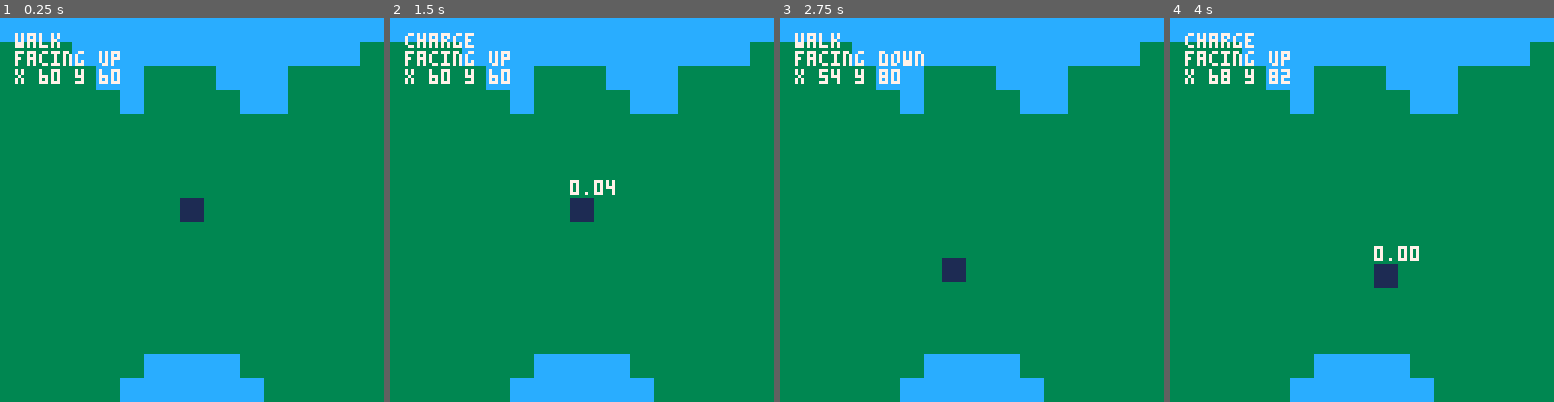
Above: before the commit, frames 1-4 (left to right).
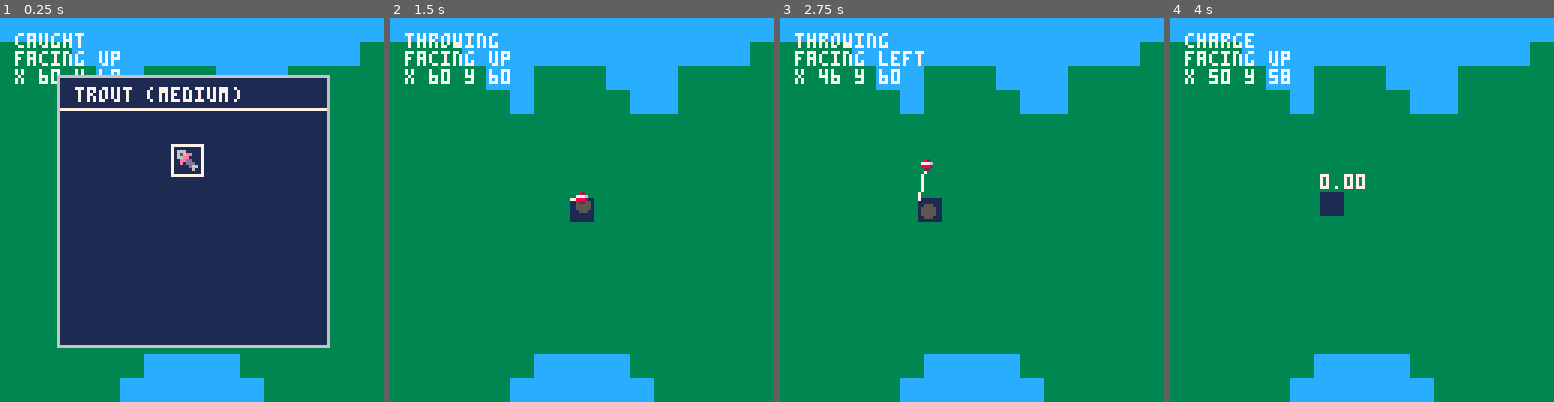
Above: after the commit, the same moments.

Repository: hexedrevii/fish.p8
Game: PICO-8 cartridge fish.p8
Two runs of this game, one before a commit and one after it. Both use one fixed random seed, a clock stepped at 60 frames per second and the inputs below.
Inputs:
- Up to frame 1 (0.25 s): no input
- Up to frame 2 (1.5 s): tap O (Z key) at 0.33, 0.7, 1.43 s; tap X (X key) at 1.07 s
- Up to frame 3 (2.75 s): hold Left 1.97-2.37 s; tap X (X key) at 2.07, 2.4, 2.73 s; tap O (Z key) at 2.22 s; hold Down from 2.42 s (still down)
- Up to frame 4 (4 s): release Down at 2.82 s; hold Right 2.87-3.53 s; tap X (X key) at 3.07, 3.4, 3.73 s; tap O (Z key) at 3.1, 3.98 s; hold Up from 3.58 s (still down)

The runs differ from the first frame. In frame 1, 50% of the frame differs, in the area x 3-86%, y 3-86%; in frame 2, 0.7%; in frame 3, 1.6%; in frame 4, 1.3%.

Commit message:
refactor: Caught state looks better refactor: Game state so the player doesn't draw HUD

Diff:
--- a/fish.p8
+++ b/fish.p8
@@ -2,17 +2,15 @@
 version 43
 __lua__
 function _init()
-	player:init()
+	scenes:set(game)
 end
 
 function _update()
-	player:update()
+	scenes:update()
 end
 
 function _draw()
-	cls(3)
-	map(0, 0)
-	player:draw()
+	scenes:draw()
 end
 
 -- utils
@@ -26,7 +24,27 @@
   local i,d=flr(n),flr((n-flr(n))*100)
   return s..i.."."..(d<10 and "0"..d or d)
 end
+
+-- scene manager
+scenes = {
+	scene = nil
+}
+
+function scenes:set(scene)
+	self.scene = scene
+	self.scene:init()
+end
+
+function scenes:update()
+	self.scene:update()
+end
+
+function scenes:draw()
+	self.scene:draw()
+end
 -->8
+-- player
+
 player = {}
 
 function player:tobobbler()
@@ -123,6 +141,13 @@
 	self.bait = {}
 
 	self.bobbler = nil
+	self.hooked = nil
+	self.hooked_size = nil
+
+	-- testing
+	self.state = "caught"
+	self.hooked, self.hooked_size
+	 = self:getbite()
 end
 
 function player:update()
@@ -227,9 +252,10 @@
 		if btnp(❎) then
 			self.state = "minigame"
 			self.strike = 0
-			return
 			-- todo
 			-- initialise minigame
+
+			return
 		end
 
 		if self.strike <= 0 then
@@ -290,11 +316,6 @@
 
 		self:tobobbler()
 		self.bobbler:draw()
-	elseif self.state == "caught" then
-		print("caught " .. self.hooked.name, self.x, self.y - 6, 7)
-		-- this should
-		-- probably be handled
-		-- by the game state?
 	end
 end
 -->8
@@ -383,6 +404,98 @@
 		{name = "shark"}
 	}
 }
+
+-- todo
+-- more areas
+areas = {
+	forest = {
+		clr = 3,
+
+		minx = 0,
+		miny = 0,
+	}
+}
+-->8
+-- game
+
+game = {}
+
+function game:init()
+	self.area = areas.forest
+
+	self.padding = 20
+
+	player:init()
+end
+
+function game:update()
+	player:update()
+end
+
+function game:draw()
+	cls(self.area.clr)
+	map(self.area.minx, self.area.miny)
+
+	-- todo
+	-- attach camera
+	player:draw()
+
+	-- todo detach camera
+	-- for hud
+	if player.state == "minigame" then
+
+	elseif player.state == "caught" then
+		-- todo
+		-- image
+
+		-- body
+		rectfill(
+			self.padding, self.padding,
+			128 - self.padding,
+			128 - self.padding,
+			1
+		)
+
+		rect(
+			self.padding - 1, self.padding - 1,
+			128 - self.padding + 1,
+			128 - self.padding + 1,
+			6
+		)
+
+		local offset = 85
+
+		-- fish name
+		local name = player.hooked.name ..
+			" (" .. player.hooked_size .. ")"
+
+		print(name,
+			self.padding + 5,
+			128 - self.padding - offset,
+			7
+		)
+
+		-- separator
+		line(
+			self.padding,
+			128 - self.padding - offset + 7,
+			128 - self.padding,
+			128 - self.padding - offset + 7,
+			7
+		)
+
+		-- placeholder img
+		local ix, iy =
+			self.padding + 38,
+			128 - self.padding - offset + 20
+
+		spr(34, ix, iy)
+		rect(ix - 1, iy - 1, ix + 9, iy + 9, 7)
+
+		-- description
+		-- todo
+	end
+end
 __gfx__
 0000000011111111000000000000000000000000000000000009a000000000000000000000000000000000000000000000000000000000000000000000000000
 00000000111111110000000000000000000000000000000000999a00000000000000000000000000000000000000000000000000000000000000000000000000
@@ -401,13 +514,13 @@
 00000000000000000000000000000000000000000000000000000000000000000000000000000000000000000000000000000000000000000000000000000000
 00000000000000000000000000000000000000000000000000000000000000000000000000000000000000000000000000000000000000000000000000000000
 cccccccc000000000000000000000000000000000000000000000000000000000000000000000000000000000000000000000000000000000000000000000000
-cccccccc000000000000000000000000000000000000000000000000000000000000000000000000000000000000000000000000000000000000000000000000
-cccccccc000000000000000000000000000000000000000000000000000000000000000000000000000000000000000000000000000000000000000000000000
-cccccccc000000000000000000000000000000000000000000000000000000000000000000000000000000000000000000000000000000000000000000000000
-cccccccc000000000000000000000000000000000000000000000000000000000000000000000000000000000000000000000000000000000000000000000000
-cccccccc000000000000000000000000000000000000000000000000000000000000000000000000000000000000000000000000000000000000000000000000
-cccccccc000000000000000000000000000000000000000000000000000000000000000000000000000000000000000000000000000000000000000000000000
-cccccccc000000000000000000000000000000000000000000000000000000000000000000000000000000000000000000000000000000000000000000000000
+cccccccc000000000666000000000000000000000000000000000000000000000000000000000000000000000000000000000000000000000000000000000000
+cccccccc000000000656ee0000000000000000000000000000000000000000000000000000000000000000000000000000000000000000000000000000000000
+cccccccc00000000066ee00000000000000000000000000000000000000000000000000000000000000000000000000000000000000000000000000000000000
+cccccccc0000000000eedd0000000000000000000000000000000000000000000000000000000000000000000000000000000000000000000000000000000000
+cccccccc0000000000e0ddd000000000000000000000000000000000000000000000000000000000000000000000000000000000000000000000000000000000
+cccccccc0000000000000d6600000000000000000000000000000000000000000000000000000000000000000000000000000000000000000000000000000000
+cccccccc000000000000006000000000000000000000000000000000000000000000000000000000000000000000000000000000000000000000000000000000
 __gff__
 0000000000000000000000000000000000000000000000000000000000000000030000000000000000000000000000000000000000000000000000000000000000000000000000000000000000000000000000000000000000000000000000000000000000000000000000000000000000000000000000000000000000000000
 0000000000000000000000000000000000000000000000000000000000000000000000000000000000000000000000000000000000000000000000000000000000000000000000000000000000000000000000000000000000000000000000000000000000000000000000000000000000000000000000000000000000000000
